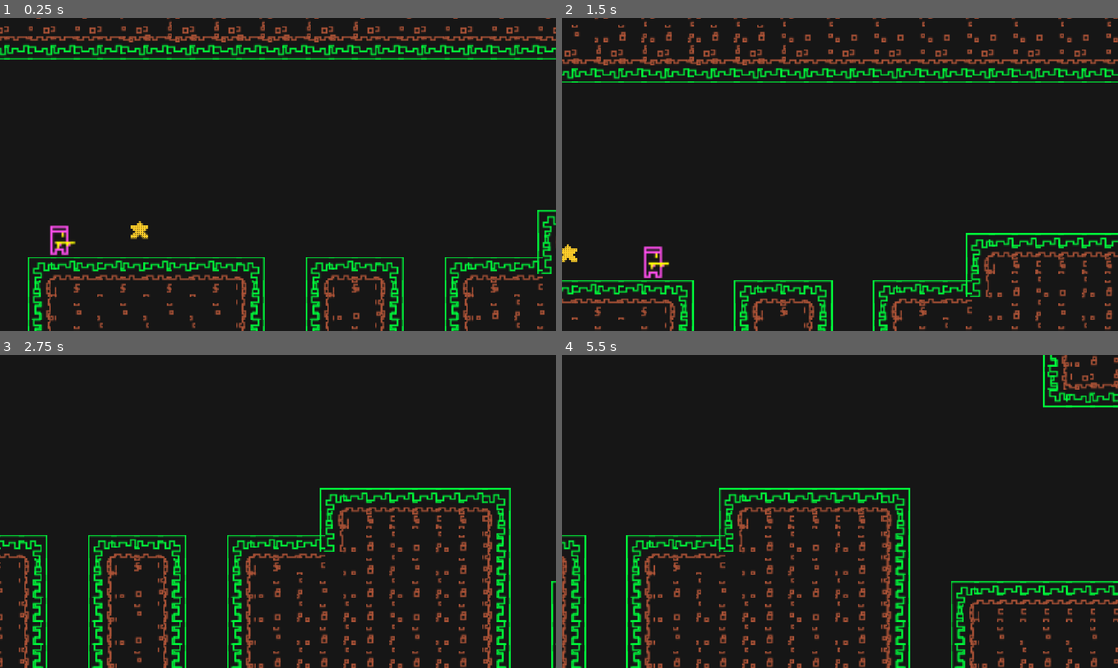
Above: before the commit, frames 1-4 (two rows, left to right).
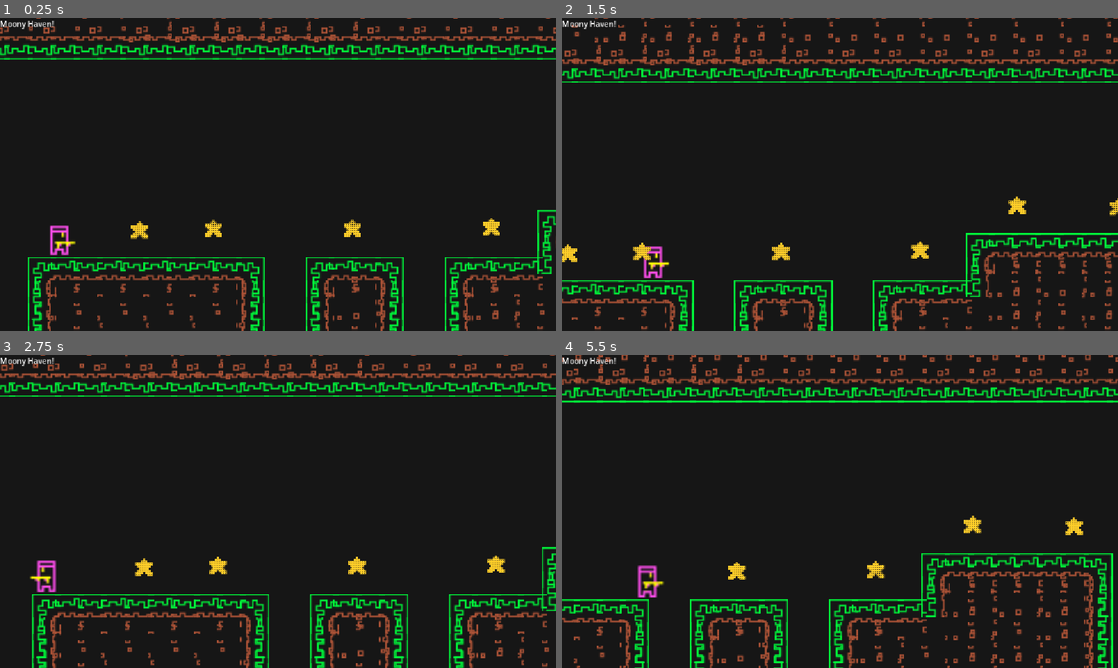
Above: after the commit, the same moments.

Repository: SlayerArman/moony-haven
Game: Godot game, scene res://main.tscn
The game is run twice, just before and just after one commit, with the same random seed, the same clock (stepped at 60 frames per second) and the same inputs.
Inputs (mouse positions are in pixels of both pictures, inside the frame that each line leads up to):
- Up to frame 1 (0.25 s): no input
- Up to frame 2 (1.5 s): tap Enter at 0.5 s; move the mouse to (962, 158) at 0.52 s; hold D (Move Right) from 0.53 s (still down); tap Alt at 0.6 s; click (962, 158) at 0.67 s; tap Space (Jump) at 0.77 s; move the mouse to (728, 190) at 1.27 s; tap Shift at 1.35 s
- Up to frame 3 (2.75 s): tap Space (Jump) at 1.52 s; move the mouse to (333, 442) at 2.02 s; release D (Move Right) at 2.03 s; hold A (Move Left) from 2.03 s (still down); tap Alt at 2.1 s
- Up to frame 4 (5.5 s): move the mouse to (812, 574) at 2.77 s; release A (Move Left) at 2.78 s; hold D (Move Right) 2.78-4.28 s; tap Shift at 2.85, 4.35 s; click (812, 574) at 2.92 s; tap Space (Jump) at 3.02, 3.77, 4.52 s; move the mouse to (1006, 558) at 3.52 s; tap Alt at 3.6, 5.1 s; move the mouse to (673, 464) at 4.27 s; hold A (Move Left) 4.28-5.03 s; move the mouse to (867, 511) at 5.02 s; hold D (Move Right) from 5.03 s (still down); click (867, 511) at 5.17 s

The runs differ from the first frame. In frame 1, 0.5% of the frame differs, in the area x 0-90%, y 0-70%; in frame 2, 0.7%; in frame 3, 19%; in frame 4, 22%, in the area x 0-100%, y 0-100%.

Commit message:
star collection logic

Diff:
--- /dev/null
+++ b/game_manager.gd
@@ -0,0 +1,18 @@
+extends Node
+
+var score: int = 0
+const TOTAL_COLLECTIBLES: int = 12
+
+var win_label: Label
+
+func add_score():
+	score += 1
+	if score >= TOTAL_COLLECTIBLES:
+		win_game()
+
+func win_game():
+	if win_label:
+		win_label.text = "Moony Haven!"
+		win_label.visible = true
+
+	get_tree().paused = true
--- /dev/null
+++ b/main.gd
@@ -0,0 +1,6 @@
+extends Node2D
+
+@onready var win_label = $CanvasLayer/WinLabel
+
+func _ready():
+	GameManager.win_label = win_label
--- a/main.tscn
+++ b/main.tscn
@@ -2,8 +2,10 @@
 
 [ext_resource type="Texture2D" uid="uid://cnysrthgosv4i" path="res://Player.png" id="1_0xm2m"]
 [ext_resource type="Script" uid="uid://b4jtikwsskv67" path="res://player.gd" id="1_1bvp3"]
+[ext_resource type="Script" uid="uid://cimawd4711sxr" path="res://main.gd" id="1_7mycd"]
 [ext_resource type="Texture2D" uid="uid://bso3win2mbm07" path="res://Environment.png" id="1_ig7tw"]
 [ext_resource type="Texture2D" uid="uid://baa7pbgfh1db8" path="res://stuff.png" id="3_h2yge"]
+[ext_resource type="Script" uid="uid://v4ek7mbvdek5" path="res://star.gd" id="4_lquwl"]
 
 [sub_resource type="CapsuleShape2D" id="CapsuleShape2D_ig7tw"]
 radius = 5.8031387
@@ -181,6 +183,7 @@
 radius = 13.0
 
 [node name="Main" type="Node2D" unique_id=877679313]
+script = ExtResource("1_7mycd")
 
 [node name="Black" type="ColorRect" parent="." unique_id=1873485639]
 offset_left = -14.0
@@ -189,7 +192,7 @@
 offset_bottom = 672.0
 color = Color(0.08701607, 0.08701607, 0.08701607, 1)
 
-[node name="Player" type="CharacterBody2D" parent="." unique_id=1403308655]
+[node name="Player" type="CharacterBody2D" parent="." unique_id=1403308655 groups=["player"]]
 position = Vector2(52.000004, 524)
 scale = Vector2(1.5508847, 1.5508847)
 script = ExtResource("1_1bvp3")
@@ -211,14 +214,15 @@
 limit_right = 1160
 limit_bottom = 630
 position_smoothing_enabled = true
-drag_left_margin = 0.1
-drag_right_margin = 0.1
+drag_left_margin = 0.0
+drag_right_margin = 0.0
 
 [node name="TileMapLayer" type="TileMapLayer" parent="." unique_id=5535545]
 tile_map_data = PackedByteArray("AAACACIAAAAAAAAAAAADACIAAAACAAAAAAAEACIAAAABAAAAAAAFACIAAAACAAAAAAAGACIAAAABAAAAAAAHAC …(10080 unchanged characters)…
 tile_set = SubResource("TileSet_1vivr")
 
 [node name="Star" type="Area2D" parent="." unique_id=780273899]
+script = ExtResource("4_lquwl")
 
 [node name="AnimatedSprite2D" type="AnimatedSprite2D" parent="Star" unique_id=659802118]
 position = Vector2(107, 518)
@@ -230,3 +234,173 @@
 position = Vector2(107.44, 519.76)
 scale = Vector2(0.4399998, 0.4399998)
 shape = SubResource("CircleShape2D_v5gy4")
+
+[node name="Star2" type="Area2D" parent="." unique_id=2145894201]
+position = Vector2(51, -1)
+script = ExtResource("4_lquwl")
+
+[node name="AnimatedSprite2D" type="AnimatedSprite2D" parent="Star2" unique_id=625555204]
+position = Vector2(107, 518)
+scale = Vector2(0.4399998, 0.4399998)
+sprite_frames = SubResource("SpriteFrames_8vrlf")
+animation = &"Star"
+
+[node name="CollisionShape2D" type="CollisionShape2D" parent="Star2" unique_id=1465882245]
+position = Vector2(107.44, 519.76)
+scale = Vector2(0.4399998, 0.4399998)
+shape = SubResource("CircleShape2D_v5gy4")
+
+[node name="Star3" type="Area2D" parent="." unique_id=618543470]
+position = Vector2(147, -1)
+script = ExtResource("4_lquwl")
+
+[node name="AnimatedSprite2D" type="AnimatedSprite2D" parent="Star3" unique_id=915586983]
+position = Vector2(107, 518)
+scale = Vector2(0.4399998, 0.4399998)
+sprite_frames = SubResource("SpriteFrames_8vrlf")
+animation = &"Star"
+
+[node name="CollisionShape2D" type="CollisionShape2D" parent="Star3" unique_id=1224289614]
+position = Vector2(107.44, 519.76)
+scale = Vector2(0.4399998, 0.4399998)
+shape = SubResource("CircleShape2D_v5gy4")
+
+[node name="Star4" type="Area2D" parent="." unique_id=1350852683]
+position = Vector2(147, -1)
+script = ExtResource("4_lquwl")
+
+[node name="AnimatedSprite2D" type="AnimatedSprite2D" parent="Star4" unique_id=764730476]
+position = Vector2(107, 518)
+scale = Vector2(0.4399998, 0.4399998)
+sprite_frames = SubResource("SpriteFrames_8vrlf")
+animation = &"Star"
+
+[node name="CollisionShape2D" type="CollisionShape2D" parent="Star4" unique_id=2043344614]
+position = Vector2(107.44, 519.76)
+scale = Vector2(0.4399998, 0.4399998)
+shape = SubResource("CircleShape2D_v5gy4")
+
+[node name="Star5" type="Area2D" parent="." unique_id=581338384]
+position = Vector2(243, -2)
+script = ExtResource("4_lquwl")
+
+[node name="AnimatedSprite2D" type="AnimatedSprite2D" parent="Star5" unique_id=1560068876]
+position = Vector2(107, 518)
+scale = Vector2(0.4399998, 0.4399998)
+sprite_frames = SubResource("SpriteFrames_8vrlf")
+animation = &"Star"
+
+[node name="CollisionShape2D" type="CollisionShape2D" parent="Star5" unique_id=1851291602]
+position = Vector2(107.44, 519.76)
+scale = Vector2(0.4399998, 0.4399998)
+shape = SubResource("CircleShape2D_v5gy4")
+
+[node name="Star6" type="Area2D" parent="." unique_id=157150709]
+position = Vector2(310, -33)
+script = ExtResource("4_lquwl")
+
+[node name="AnimatedSprite2D" type="AnimatedSprite2D" parent="Star6" unique_id=1707572459]
+position = Vector2(107, 518)
+scale = Vector2(0.4399998, 0.4399998)
+sprite_frames = SubResource("SpriteFrames_8vrlf")
+animation = &"Star"
+
+[node name="CollisionShape2D" type="CollisionShape2D" parent="Star6" unique_id=2028397066]
+position = Vector2(107.44, 519.76)
+scale = Vector2(0.4399998, 0.4399998)
+shape = SubResource("CircleShape2D_v5gy4")
+
+[node name="Star7" type="Area2D" parent="." unique_id=1981306389]
+position = Vector2(380, -32)
+script = ExtResource("4_lquwl")
+
+[node name="AnimatedSprite2D" type="AnimatedSprite2D" parent="Star7" unique_id=1639472687]
+position = Vector2(107, 518)
+scale = Vector2(0.4399998, 0.4399998)
+sprite_frames = SubResource("SpriteFrames_8vrlf")
+animation = &"Star"
+
+[node name="CollisionShape2D" type="CollisionShape2D" parent="Star7" unique_id=552151762]
+position = Vector2(107.44, 519.76)
+scale = Vector2(0.4399998, 0.4399998)
+shape = SubResource("CircleShape2D_v5gy4")
+
+[node name="Star8" type="Area2D" parent="." unique_id=789137679]
+position = Vector2(508, 31)
+script = ExtResource("4_lquwl")
+
+[node name="AnimatedSprite2D" type="AnimatedSprite2D" parent="Star8" unique_id=121404990]
+position = Vector2(107, 518)
+scale = Vector2(0.4399998, 0.4399998)
+sprite_frames = SubResource("SpriteFrames_8vrlf")
+animation = &"Star"
+
+[node name="CollisionShape2D" type="CollisionShape2D" parent="Star8" unique_id=872013616]
+position = Vector2(107.44, 519.76)
+scale = Vector2(0.4399998, 0.4399998)
+shape = SubResource("CircleShape2D_v5gy4")
+
+[node name="Star9" type="Area2D" parent="." unique_id=2001721905]
+position = Vector2(634, 30)
+script = ExtResource("4_lquwl")
+
+[node name="AnimatedSprite2D" type="AnimatedSprite2D" parent="Star9" unique_id=977750581]
+position = Vector2(107, 518)
+scale = Vector2(0.4399998, 0.4399998)
+sprite_frames = SubResource("SpriteFrames_8vrlf")
+animation = &"Star"
+
+[node name="CollisionShape2D" type="CollisionShape2D" parent="Star9" unique_id=957385396]
+position = Vector2(107.44, 519.76)
+scale = Vector2(0.4399998, 0.4399998)
+shape = SubResource("CircleShape2D_v5gy4")
+
+[node name="Star10" type="Area2D" parent="." unique_id=253760050]
+position = Vector2(798, -1)
+script = ExtResource("4_lquwl")
+
+[node name="AnimatedSprite2D" type="AnimatedSprite2D" parent="Star10" unique_id=1098368109]
+position = Vector2(107, 518)
+scale = Vector2(0.4399998, 0.4399998)
+sprite_frames = SubResource("SpriteFrames_8vrlf")
+animation = &"Star"
+
+[node name="CollisionShape2D" type="CollisionShape2D" parent="Star10" unique_id=172897814]
+position = Vector2(107.44, 519.76)
+scale = Vector2(0.4399998, 0.4399998)
+shape = SubResource("CircleShape2D_v5gy4")
+
+[node name="Star11" type="Area2D" parent="." unique_id=697530653]
+position = Vector2(1012, 17)
+script = ExtResource("4_lquwl")
+
+[node name="AnimatedSprite2D" type="AnimatedSprite2D" parent="Star11" unique_id=609357177]
+position = Vector2(107, 518)
+scale = Vector2(0.4399998, 0.4399998)
+sprite_frames = SubResource("SpriteFrames_8vrlf")
+animation = &"Star"
+
+[node name="CollisionShape2D" type="CollisionShape2D" parent="Star11" unique_id=898382075]
+position = Vector2(107.44, 519.76)
+scale = Vector2(0.4399998, 0.4399998)
+shape = SubResource("CircleShape2D_v5gy4")
+
+[node name="CanvasLayer" type="CanvasLayer" parent="." unique_id=959590934]
+process_mode = 3
+
+[node name="WinLabel" type="Label" parent="CanvasLayer" unique_id=140159836]
+offset_right = 40.0
+offset_bottom = 23.0
+text = "Moony Haven!"
+
+[connection signal="body_entered" from="Star" to="Star" method="_on_body_entered"]
+[connection signal="body_entered" from="Star2" to="Star2" method="_on_body_entered"]
+[connection signal="body_entered" from="Star3" to="Star3" method="_on_body_entered"]
+[connection signal="body_entered" from="Star4" to="Star4" method="_on_body_entered"]
+[connection signal="body_entered" from="Star5" to="Star5" method="_on_body_entered"]
+[connection signal="body_entered" from="Star6" to="Star6" method="_on_body_entered"]
+[connection signal="body_entered" from="Star7" to="Star7" method="_on_body_entered"]
+[connection signal="body_entered" from="Star8" to="Star8" method="_on_body_entered"]
+[connection signal="body_entered" from="Star9" to="Star9" method="_on_body_entered"]
+[connection signal="body_entered" from="Star10" to="Star10" method="_on_body_entered"]
+[connection signal="body_entered" from="Star11" to="Star11" method="_on_body_entered"]
--- a/player.gd
+++ b/player.gd
@@ -2,6 +2,8 @@
 
 const SPEED = 120.0
 const JUMP_VELOCITY = -300.0
+
+@export var fall_limit_y: float = 630
 
 var gravity = ProjectSettings.get_setting("physics/2d/default_gravity")
 
@@ -23,6 +25,9 @@
 
 	move_and_slide()
 
+	if global_position.y > fall_limit_y:
+		restart_scene()
+
 func update_animation(direction):
 	if direction > 0:
 		animated_sprite.flip_h = false
@@ -35,3 +40,6 @@
 		animated_sprite.play("Running")
 	else:
 		animated_sprite.play("Idle")
+
+func restart_scene():
+	get_tree().reload_current_scene()
--- a/project.godot
+++ b/project.godot
@@ -13,6 +13,10 @@
 config/name="Moony Haven"
 run/main_scene="uid://bc1fl8jgwwlti"
 config/features=PackedStringArray("4.7", "Mobile")
+
+[autoload]
+
+GameManager="*uid://bd54wjgb3gun1"
 
 [display]
 
--- /dev/null
+++ b/star.gd
@@ -0,0 +1,20 @@
+extends Area2D
+
+@onready var animated_sprite = $AnimatedSprite2D
+@onready var collision_shape = $CollisionShape2D
+
+var is_collected: bool = false
+
+func _ready() -> void:
+	animated_sprite.play("Star")
+
+func _on_body_entered(body: Node2D) -> void:
+	if body.is_in_group("player") and not is_collected:
+		is_collected = true
+		collision_shape.set_deferred("disabled", true)
+		animated_sprite.play("Collected")
+		GameManager.add_score()
+
+		await animated_sprite.animation_finished
+
+		queue_free()
Not shown, added: game_manager.gd.uid
Not shown, added: main.gd.uid
Not shown, added: star.gd.uid
